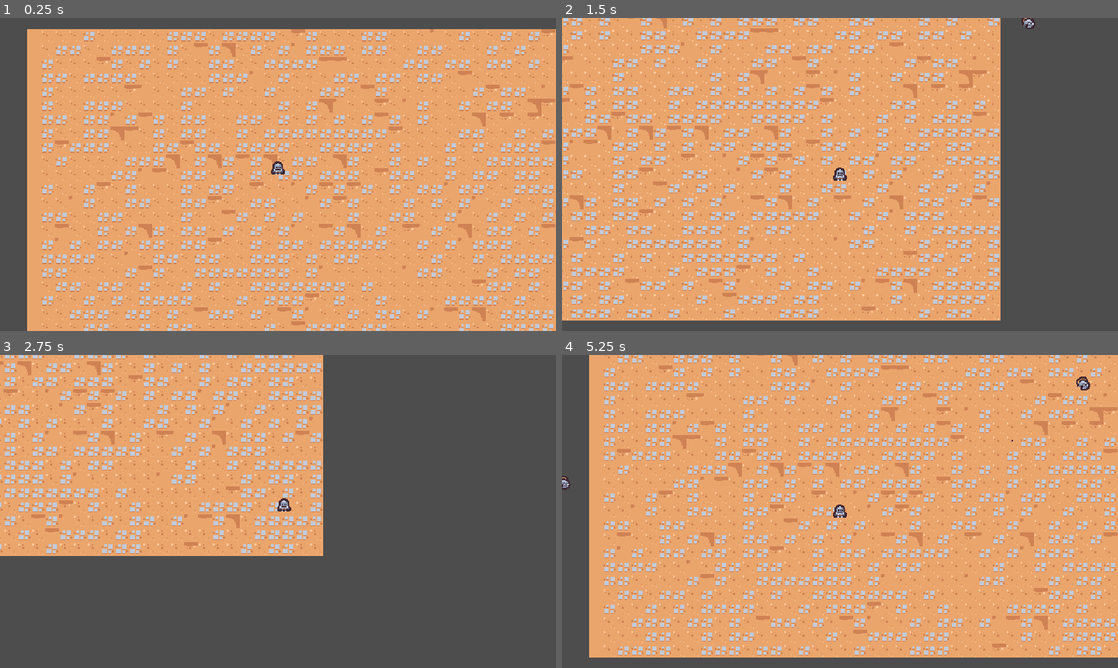
Above: before the commit, frames 1-4 (two rows, left to right).
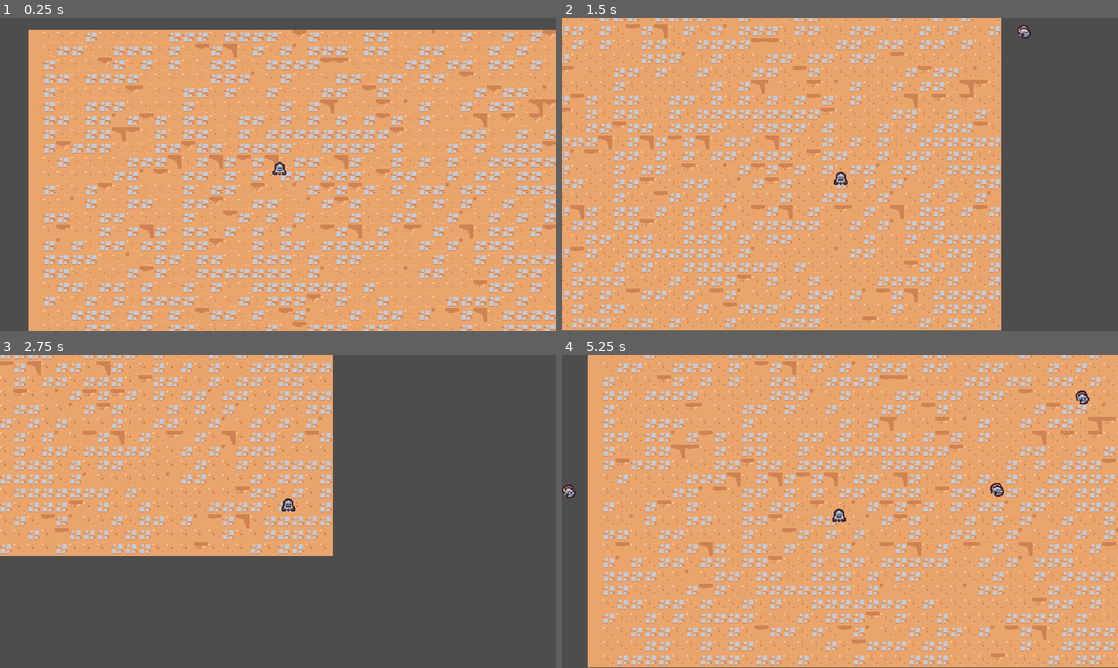
Above: after the commit, the same moments.

Repository: idavehuwei/vampire-s-survivors
Game: Godot game, scene res://scenes/main/main.tscn
Two runs of this game, one before a commit and one after it. Both use one fixed random seed, a clock stepped at 60 frames per second and the inputs below.
Inputs:
- Up to frame 1 (0.25 s): no input
- Up to frame 2 (1.5 s): hold D (move_right) 0.53-1.28 s; hold S (move_down) from 1.28 s (still down)
- Up to frame 3 (2.75 s): release S (move_down) at 2.03 s; hold D (move_right) from 2.03 s (still down)
- Up to frame 4 (5.25 s): release D (move_right) at 2.78 s; hold W (move_up) 2.78-3.53 s; hold A (move_left) 3.53-5.03 s; hold S (move_down) from 5.03 s (still down)

The runs differ from the first frame. In frame 1, 25% of the frame differs, in the area x 4-100%, y 3-100%; in frame 2, 31%; in frame 3, 14%; in frame 4, 35%, in the area x 0-100%, y 0-100%.

Commit message:
feat: 2.8 略微优化移动、相机与碰撞分层
玩家加入加速度平滑（指数趋近）；相机平滑参数优化；basic_enemy 设置 collision_layer/mask 与 motion_mode；项目定义 2D 物理层名并开启像素对齐；补充 EnemyManager 注释（不改逻辑）。

更新 CHANGELOG 记录 2.8

Diff:
--- a/project.godot
+++ b/project.godot
@@ -64,6 +64,7 @@
 2d_physics/layer_1="Terrain"
 2d_physics/layer_2="Player"
 2d_physics/layer_3="Enemy"
+2d_physics/layer_4="EnemyCollsion"
 
 [physics]
 
--- a/scenes/basic_enemy/basic_enemy.tscn
+++ b/scenes/basic_enemy/basic_enemy.tscn
@@ -10,6 +10,9 @@
 radius = 5.0
 
 [node name="BasicEnemy" type="CharacterBody2D" unique_id=882467377 groups=["enemy"]]
+collision_layer = 8
+collision_mask = 9
+motion_mode = 1
 script = ExtResource("1_gxg7h")
 
 [node name="Area2D" type="Area2D" parent="." unique_id=646679274]
--- a/scenes/game_camera/game_camera.gd
+++ b/scenes/game_camera/game_camera.gd
@@ -14,8 +14,7 @@
 func _process(delta: float) -> void:
 	acquire_target()
 	# 插值平滑跟随
-	global_position = global_position.lerp(target_position, .5)
-	# 0.5 为插值因子，数值越大越“跟得紧”，越小越平滑
+	global_position = global_position.lerp(target_position, 1.0 - exp(-delta * 20))
 
 
 func acquire_target():
--- a/scenes/manager/enemy_manager.gd
+++ b/scenes/manager/enemy_manager.gd
@@ -1,21 +1,40 @@
+# 敌人管理器：按计时器周期在玩家周围生成基础敌人
+#
+# 责任：
+# - 连接子节点 Timer 的 timeout 信号，驱动周期性刷怪
+# - 基于玩家 global_position 与随机方向、固定半径计算生成点
+# - 实例化并添加 basic_enemy_scene 到父节点，使其与玩家处于同层级
+#
+# 用法：
+# - 在 main.tscn 中作为独立节点实例化
+# - 在检查器为 basic_enemy_scene 指定敌人场景（如 BasicEnemy.tscn）
 extends Node
 
 const SPAWN_RADIUS = 350
+# 生成半径（像素）：以玩家为圆心的刷怪圈
 @export var basic_enemy_scene: PackedScene
+# 在检查器中指定要生成的敌人场景
 
 
 func _ready() -> void:
+	# 连接计时器超时信号：每次触发按规则生成一名敌人
 	$Timer.timeout.connect(on_timer_timeout)
 
 
 func on_timer_timeout():
+	# 计时器回调：在玩家周围随机方向生成敌人
 	var player = get_tree().get_first_node_in_group("player") as Node2D
 	if player ==null:
+		# 无玩家时不进行生成
 		return
 
+	# 在 0..TAU 范围内随机旋转单位向量，得到生成方向
 	var random_direction = Vector2.RIGHT.rotated(randf_range(0,TAU))
+	# 生成点 = 玩家位置 + 随机方向 * 固定半径
 	var spawn_postion = player.global_position + (random_direction * SPAWN_RADIUS)
 
+	# 实例化敌人并添加到父节点（通常与玩家同层级）
 	var enemy = basic_enemy_scene.instantiate() as Node2D
 	get_parent().add_child(enemy)
+	# 设置敌人的全局位置为生成点
 	enemy.global_position = spawn_postion
--- a/scenes/player/player.gd
+++ b/scenes/player/player.gd
@@ -4,6 +4,7 @@
 
 # 统一的移动速度标量，单位为像素/秒
 const MAX_SPEED = 200
+const ACCELERATION_SMOOTHING = 25
 
 # 节点进入场景时调用。当前是 pass，占位，未做初始化
 func _ready() -> void:
@@ -16,7 +17,8 @@
 	var movement_vector = get_movement_vector()
 	# 固定速度与斜向一致：使用 normalized 保证斜向移动不会比直线更快（保持统一 MAX_SPEED）。
 	var direction = movement_vector.normalized()
-	velocity = direction * MAX_SPEED
+	var target_velocity = direction * MAX_SPEED
+	velocity = velocity.lerp(target_velocity, 1- exp(-delta * ACCELERATION_SMOOTHING))
 	# 使用当前 velocity 执行滑动式移动并处理与碰撞体的相互作用
 	move_and_slide()
 
Not shown, changed: CHANGELOG.md
